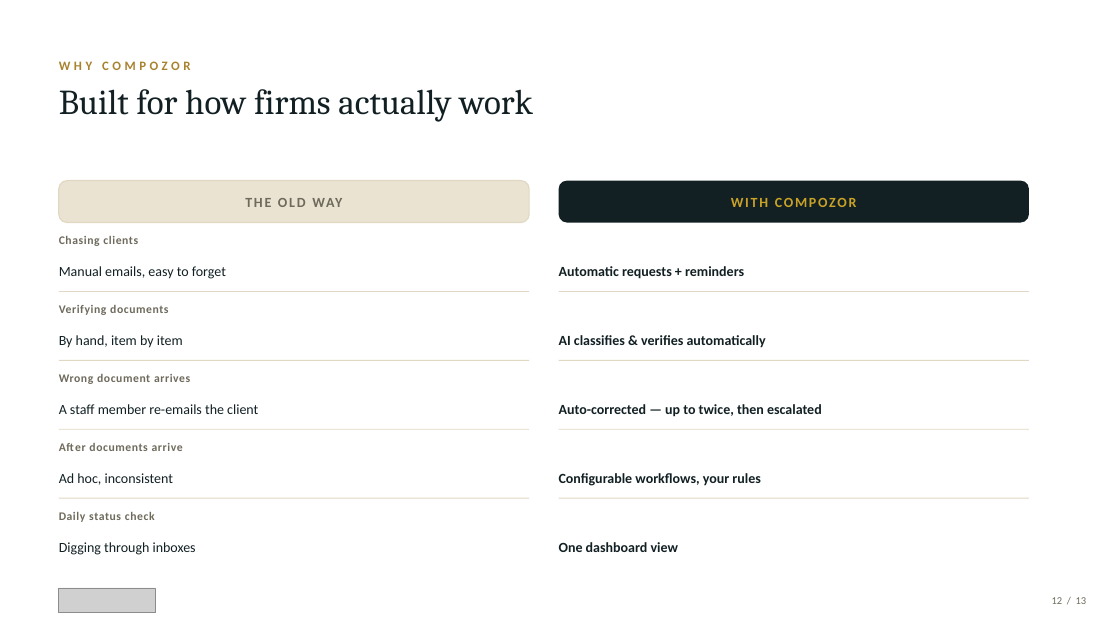
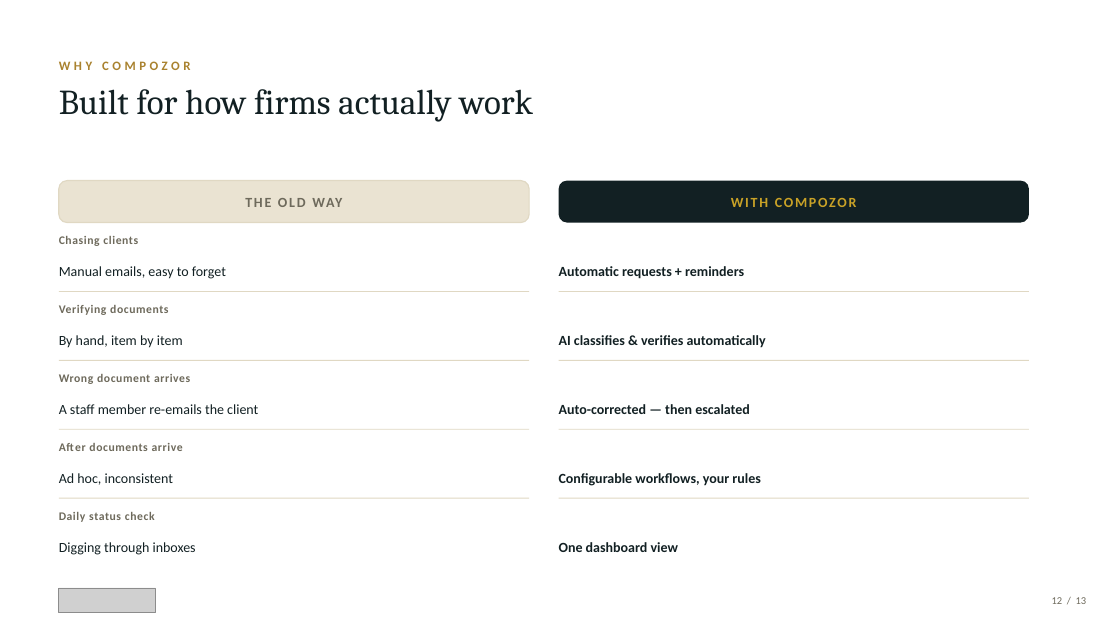
Before and after one commit to faizaanqureshi/Compozor, a slide deck: slide 14 of docs/pitch-deck/Compozor-Pitch-Deck.pptx (slide 12 before the commit). Drawn at 1120x630 pixels with LibreOffice and Linux fonts; fonts in the diff are those of the drawing; grey boxes stand for pictures; background and template pictures are left out. Boxes give left, top, right and bottom in pixels: in the first picture for what was removed or moved away, otherwise in the second. Text is boxed around its words. In the diff, an @@ line names an element or a change of style, - is before the commit and + after.

```diff
--- a/docs/pitch-deck/Compozor-Pitch-Deck.pptx
+++ b/docs/pitch-deck/Compozor-Pitch-Deck.pptx
@@ text at box(559, 404, 750, 414): text changed @@
-Auto-corrected — up to twice, then escalated
+Auto-corrected — then escalated
```
Also in this commit, not shown: 3 other slides changed, 2 slides added.
